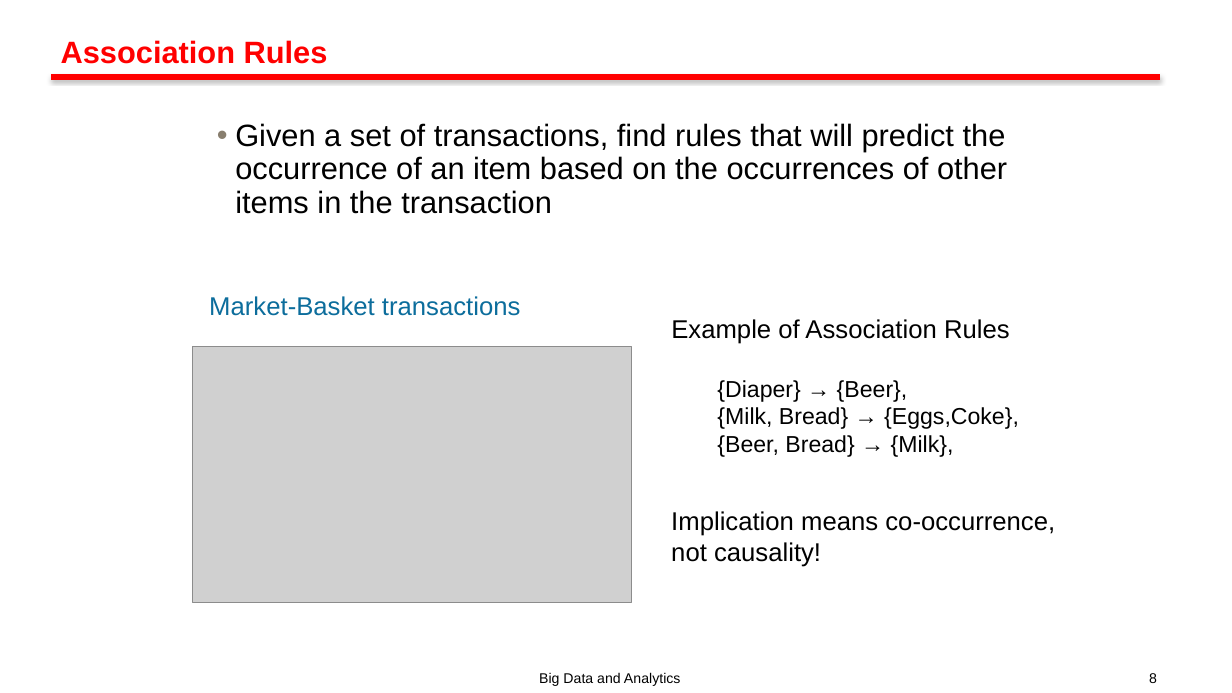
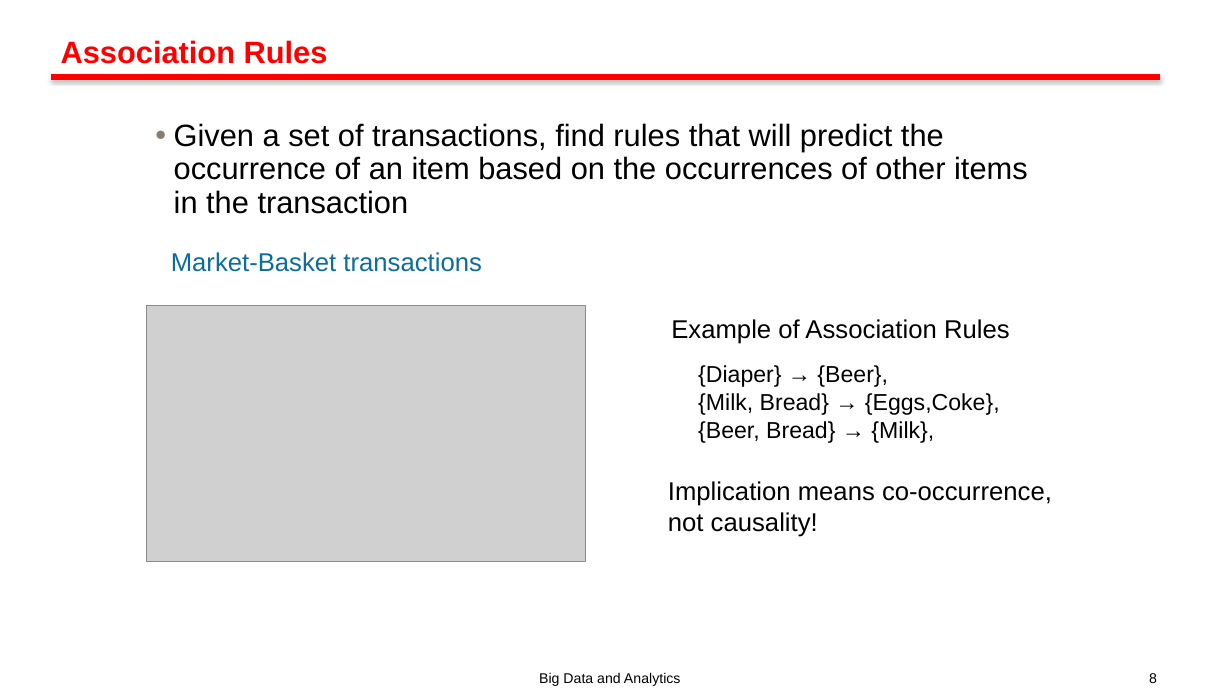
Before and after one commit to yubarajkafle/Course-materials-for-BDA601-Big-Data-Analytics-Torrens-University-, a slide deck: slide 8 of Lecture Slides/S10.pptx. Drawn at 1232x693 pixels with LibreOffice and Linux fonts; fonts in the diff are those of the drawing; grey boxes stand for pictures; background and template pictures are left out. Boxes give left, top, right and bottom in pixels: in the first picture for what was removed or moved away, otherwise in the second. Text is boxed around its words. In the diff, an @@ line names an element or a change of style, - is before the commit and + after.

Commit message:
Ver12
-Lecture 12

```diff
--- a/Lecture Slides/S10.pptx
+++ b/Lecture Slides/S10.pptx
@@ text "Given a set of transactions, ..." rewrapped from box(235, 123, 1007, 214) to box(174, 123, 1028, 214) @@
@@ text "Market-Basket transactions": place and size @@
-text "Market-Basket transactions" at box(209, 296, 520, 316)
+text "Market-Basket transactions" at box(171, 252, 481, 272)
@@ picture: place and size @@
-picture at box(192, 347, 631, 603)
+picture at box(146, 306, 585, 562)
@@ text "{Diaper} → {Beer}, {Milk, Bread} ...": place and size @@
-text "{Diaper} → {Beer}, {Milk, Bread} ..." at box(717, 380, 1019, 457)
+text "{Diaper} → {Beer}, {Milk, Bread} ..." at box(698, 365, 1000, 443)
@@ text "Implication means co-occurrence, not causality!": place and size @@
-text "Implication means co-occurrence, not causality!" at box(671, 511, 1055, 567)
+text "Implication means co-occurrence, not causality!" at box(668, 481, 1052, 537)
```
Also in this commit, not shown: 4 other slides changed, 1 slide added, 2 other files.
